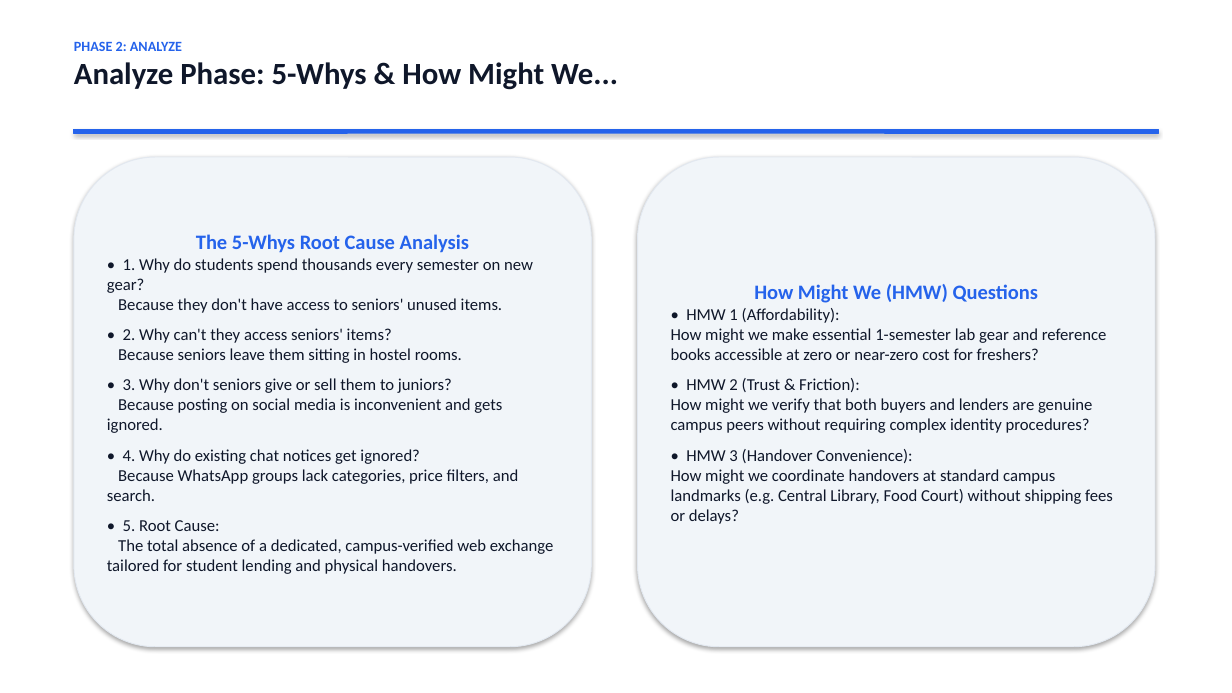
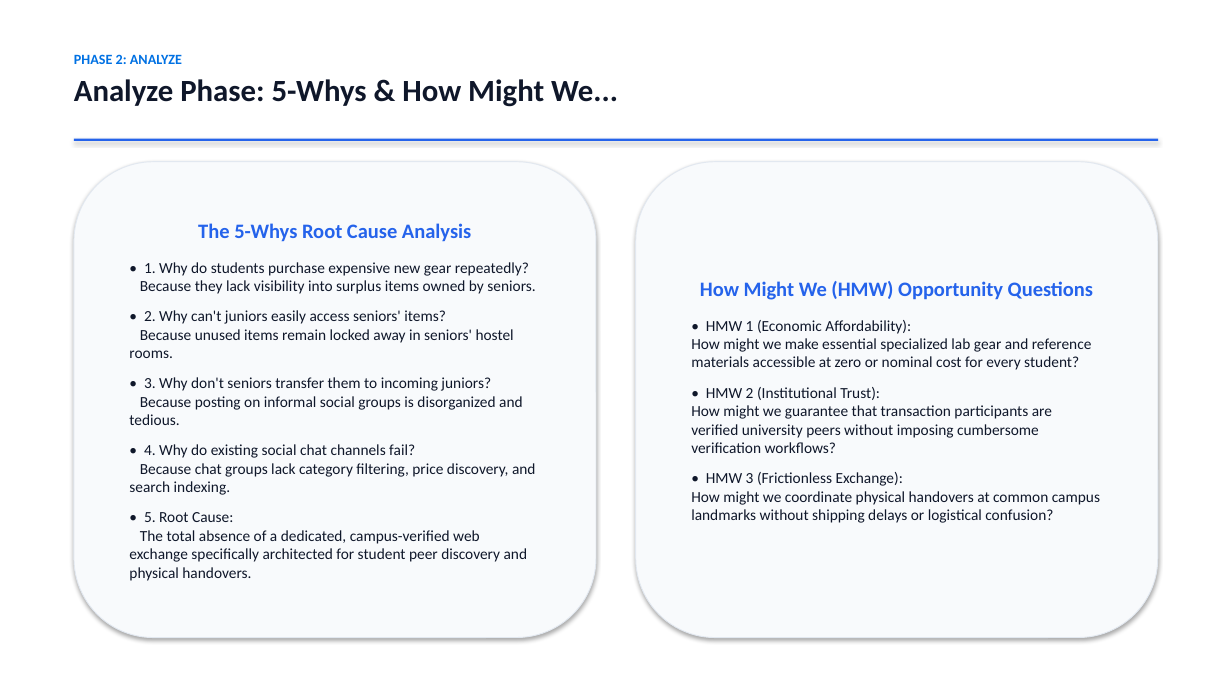
Before and after one commit to capsid85/CampusShare, a slide deck: slide 8 of Design Thinking_Presentation_Clean.pptx. Drawn at 1232x693 pixels with LibreOffice and Linux fonts; fonts in the diff are those of the drawing. Boxes give left, top, right and bottom in pixels: in the first picture for what was removed or moved away, otherwise in the second. Text is boxed around its words. In the diff, an @@ line names an element or a change of style, - is before the commit and + after.

```diff
--- a/Design Thinking_Presentation_Clean.pptx
+++ b/Design Thinking_Presentation_Clean.pptx
@@ text at [74, 54, 182, 64]: text colour #2563EB to #0071E3 in "PHASE 2: ANALYZE"; more space between paragraphs @@
@@ text "PHASE 2: ANALYZE": place and size @@
-text "PHASE 2: ANALYZE" at [74, 41, 618, 90]
+text "PHASE 2: ANALYZE" at [74, 54, 618, 107]
@@ rectangle: place and size @@
-rectangle at [74, 129, 1158, 133]
+rectangle at [74, 139, 1158, 141]
@@ rectangle at [74, 139, 1158, 141]: outline #2563EB 0.75 pt to none @@
@@ rounded rectangle "The 5-Whys Root Cause Analysis": place and size @@
-rounded rectangle "The 5-Whys Root Cause Analysis" at [74, 157, 592, 647]
+rounded rectangle "The 5-Whys Root Cause Analysis" at [74, 162, 596, 638]
@@ rounded rectangle "The 5-Whys Root Cause Analysis" at [74, 162, 596, 638]: fill #F1F5F9 to #F8FAFC @@
@@ rounded rectangle "How Might We (HMW) Opportunity ..." at [636, 162, 1158, 638]: fill #F1F5F9 to #F8FAFC @@
@@ rounded rectangle "How Might We (HMW) Opportunity ...": place and size @@
-rounded rectangle "How Might We (HMW) Opportunity ..." at [638, 157, 1155, 647]
+rounded rectangle "How Might We (HMW) Opportunity ..." at [636, 162, 1158, 638]
@@ text in rounded rectangle at [198, 223, 471, 242]: more space between paragraphs @@
@@ text in rounded rectangle at [129, 262, 536, 581]: text changed; size 13 to 12 pt @@
-• 1. Why do students spend thousands every semester on new gear?
-Because they don't have access to seniors' unused items.
-• 2. Why can't they access seniors' items?
-Because seniors leave them sitting in hostel rooms.
-• 3. Why don't seniors give or sell them to juniors?
-Because posting on social media is inconvenient and gets ignored.
-• 4. Why do existing chat notices get ignored?
-Because WhatsApp groups lack categories, price filters, and search.
-• 5. Root Cause:
-The total absence of a dedicated, campus-verified web exchange tailored for student lending and physical handovers.
+• 1. Why do students purchase expensive new gear repeatedly?
+Because they lack visibility into surplus items owned by seniors.
+• 2. Why can't juniors easily access seniors' items?
+Because unused items remain locked away in seniors' hostel rooms.
+• 3. Why don't seniors transfer them to incoming juniors?
+Because posting on informal social groups is disorganized and tedious.
+• 4. Why do existing social chat channels fail?
+Because chat groups lack category filtering, price discovery, and search indexing.
+• 5. Root Cause:
+The total absence of a dedicated, campus-verified web exchange specifically architected for student peer discovery and physical handovers.
@@ text in rounded rectangle at [691, 281, 1100, 523]: text changed; size 13 to 12 pt @@
-How Might We (HMW) Questions
-• HMW 1 (Affordability):
-How might we make essential 1-semester lab gear and reference books accessible at zero or near-zero cost for freshers?
-• HMW 2 (Trust & Friction):
-How might we verify that both buyers and lenders are genuine campus peers without requiring complex identity procedures?
-• HMW 3 (Handover Convenience):
-How might we coordinate handovers at standard campus landmarks (e.g. Central Library, Food Court) without shipping fees or delays?
+How Might We (HMW) Opportunity Questions
+• HMW 1 (Economic Affordability):
+How might we make essential specialized lab gear and reference materials accessible at zero or nominal cost for every student?
+• HMW 2 (Institutional Trust):
+How might we guarantee that transaction participants are verified university peers without imposing cumbersome verification workflows?
+• HMW 3 (Frictionless Exchange):
+How might we coordinate physical handovers at common campus landmarks without shipping delays or logistical confusion?
```
Also in this commit, not shown: 10 other slides changed, 5 slides added, 5 slides removed, 11 other files.
